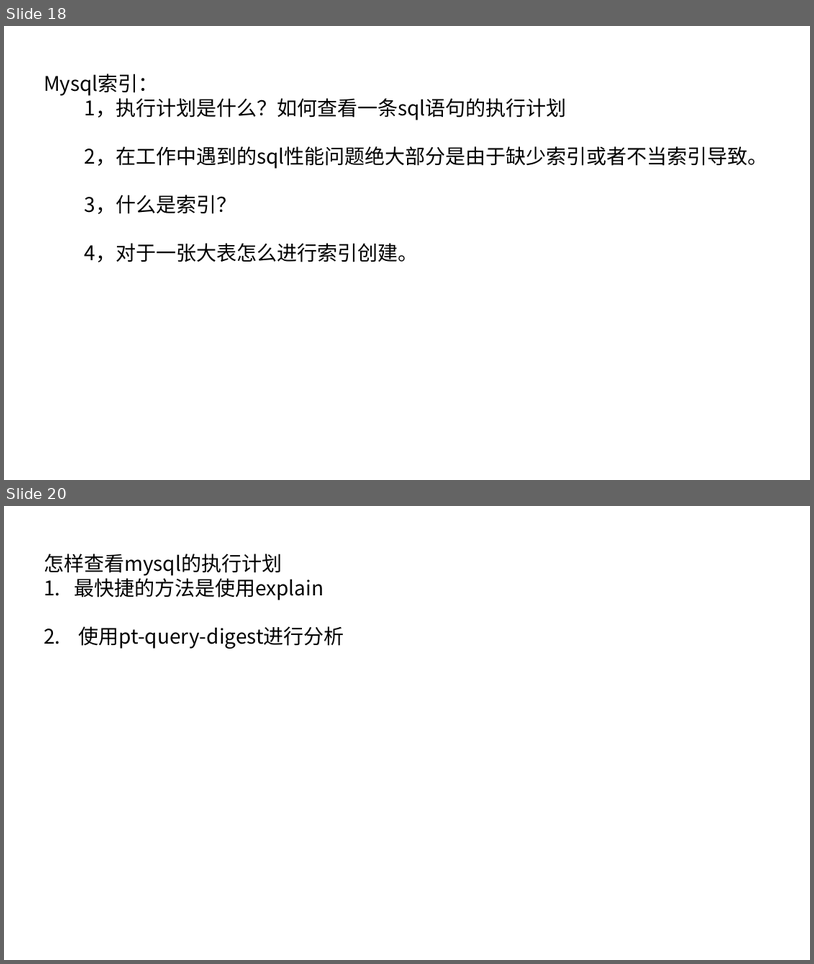
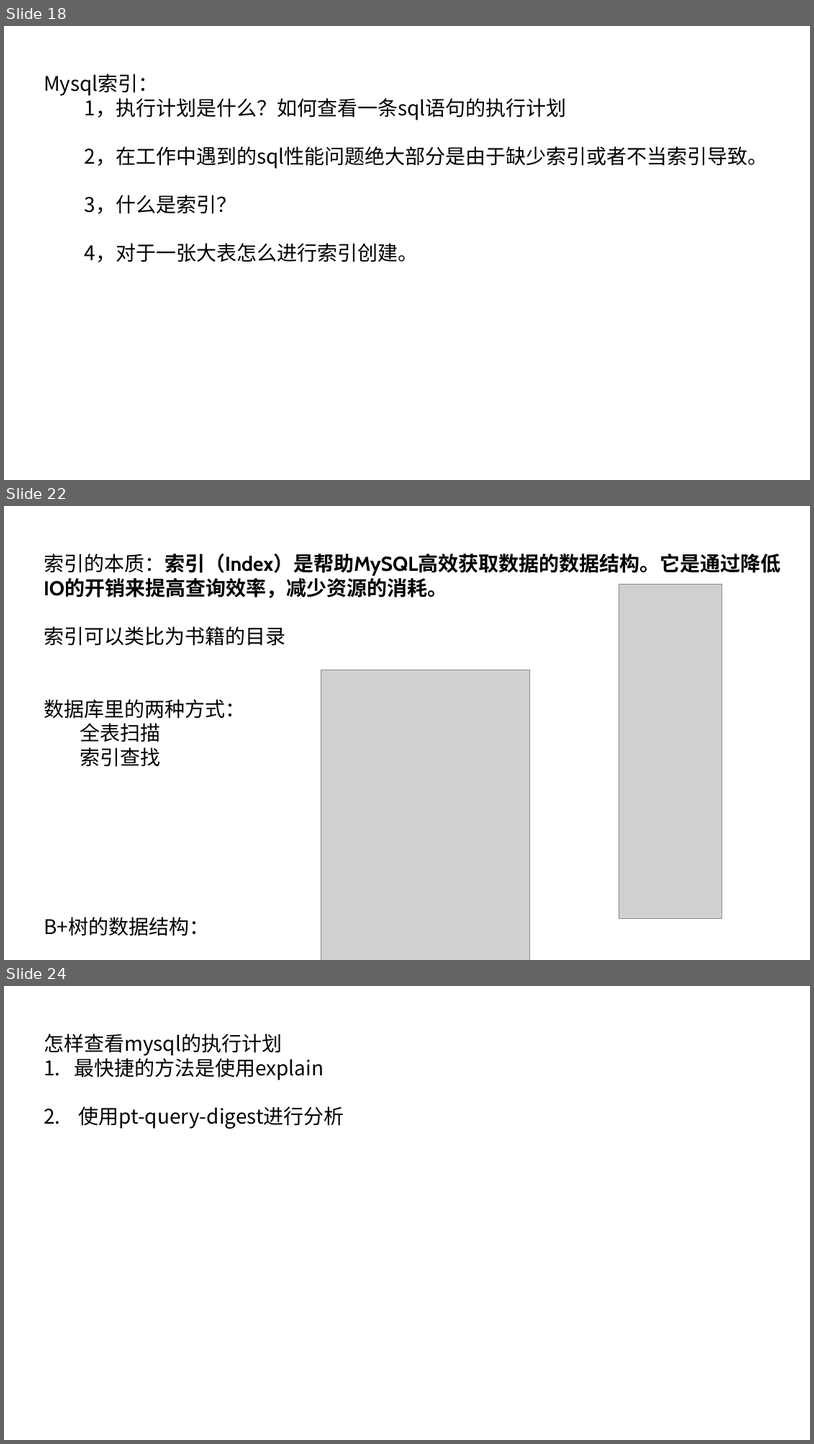
Before and after one commit to ronghuaihai/sharefiles, a slide deck: 数据库演示.pptx. Shown one above the other, each under a label of ours: slides 18 and 20 before the commit, slides 18, 22 and 24 after it; the slides between them are not shown. The pictures are 814x964 and 814x1444 pixels, drawn with LibreOffice and Linux fonts; fonts in the diff are those of the drawing; grey boxes stand for pictures; background and template pictures are left out. Boxes give left, top, right and bottom in pixels: in the first picture for what was removed or moved away, otherwise in the second. Text is boxed around its words. In the diff, an @@ line names an element or a change of style, - is before the commit and + after.

```diff
--- a/数据库演示.pptx
+++ b/数据库演示.pptx
@@ slide 22 added at (4,506,810,960), background picture (left out) @@
@@ text added at (44,554,781,936), 24 pt, text #000000, bold @@
+索引的本质：索引（Index）是帮助MySQL高效获取数据的数据结构。它是通过降低IO的开销来提高查询效率，减少资源的消耗。
+索引可以类比为书籍的目录
+数据库里的两种方式：
+全表扫描
+索引查找
+B+树的数据结构：
@@ picture added at (619,584,722,919) @@
@@ picture added at (322,670,530,960) @@
@@ what was slide 20 is now slide 24 @@
```
Also in this commit, not shown: 1 slide changed, 3 other slides added, 6 other files.
